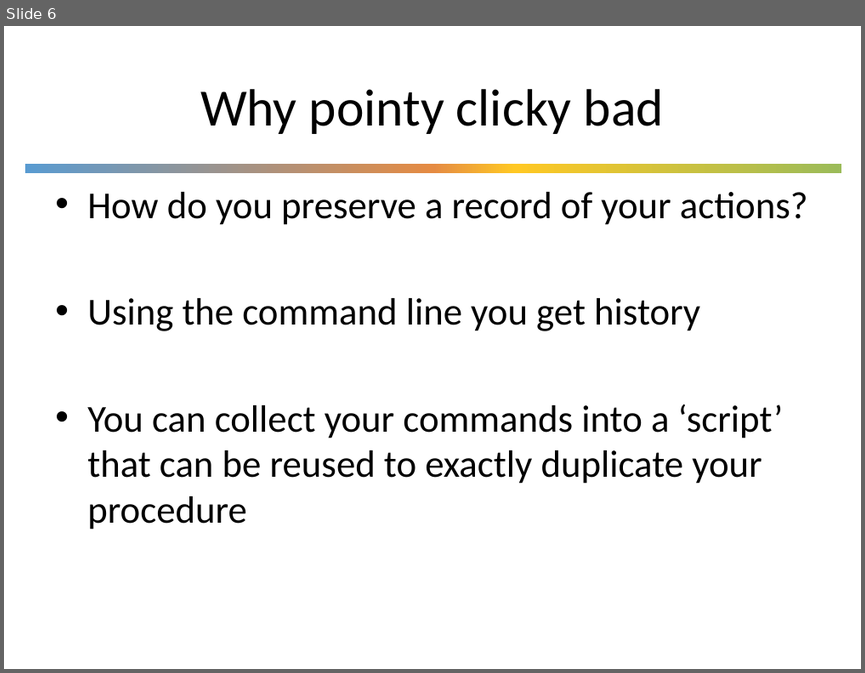
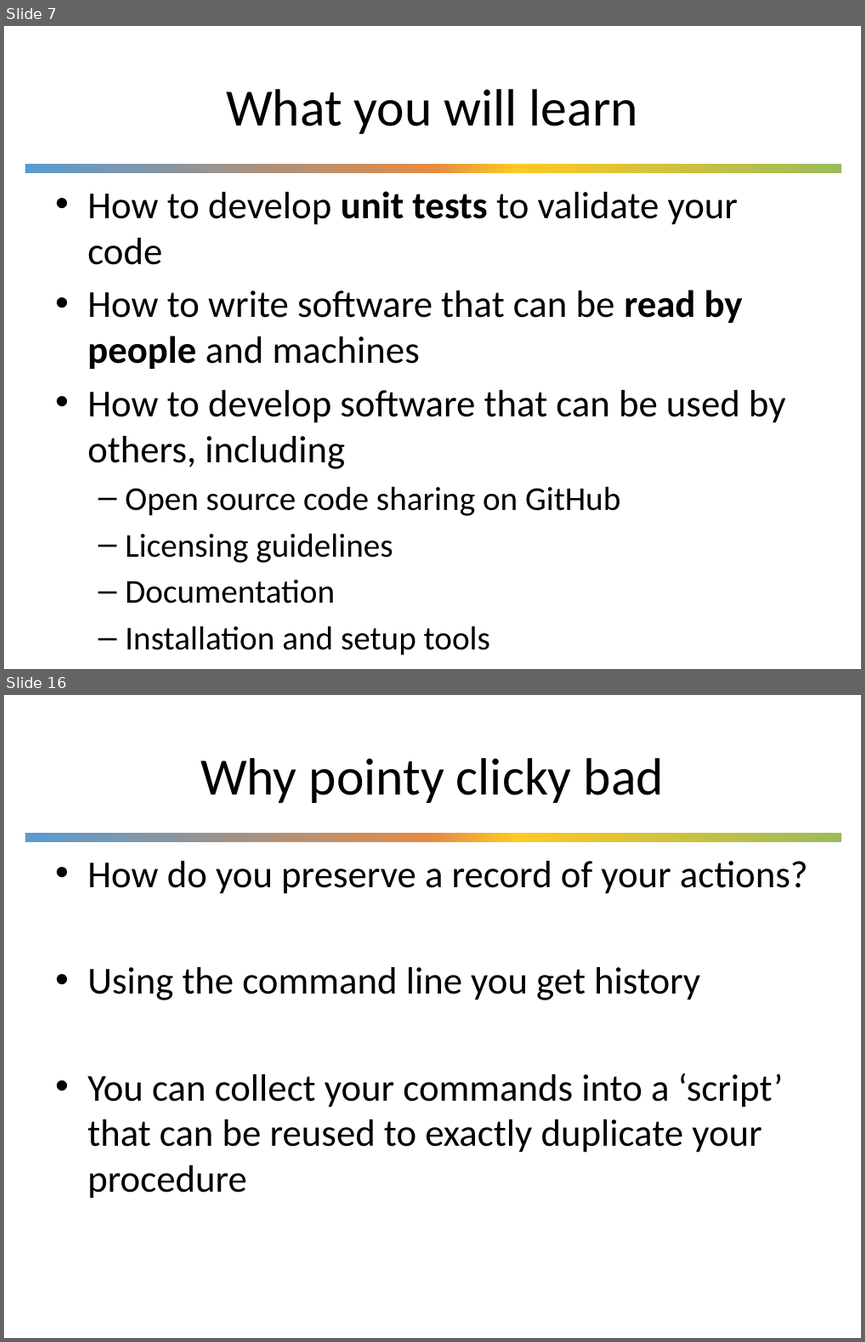
Before and after one commit to UWDIRECT/UWDIRECT.github.io, a slide deck: Wi21_content/SEDS/L1.1.Command_Line.pptx. Shown one above the other, each under a label of ours: slide 6 before the commit, slides 7 and 16 after it; the slides between them are not shown. The pictures are 865x673 and 865x1342 pixels, drawn with LibreOffice and Linux fonts; fonts in the diff are those of the drawing; background and template pictures are left out. Boxes give left, top, right and bottom in pixels: in the first picture for what was removed or moved away, otherwise in the second. Text is boxed around its words. In the diff, an @@ line names an element or a change of style, - is before the commit and + after.

```diff
--- a/Wi21_content/SEDS/L1.1.Command_Line.pptx
+++ b/Wi21_content/SEDS/L1.1.Command_Line.pptx
@@ slide 7 added at (4, 26, 861, 669), background #FFFFFF; not listed: 1 template element that a slide beside it also shows @@
@@ title added at (226, 89, 638, 134), 44 pt, text #000000 @@
+What you will learn
@@ text added at (87, 191, 786, 655), 32 pt, text #000000 @@
+• How to develop unit tests to validate your code
+• How to write software that can be read by people and machines
+• How to develop software that can be used by others, including
+  – Open source code sharing on GitHub
+  – Licensing guidelines
+  – Documentation
+  – Installation and setup tools
@@ what was slide 6 is now slide 16 @@
```
Also in this commit, not shown: 1 slide changed, 13 other slides added, 2 slides removed.
